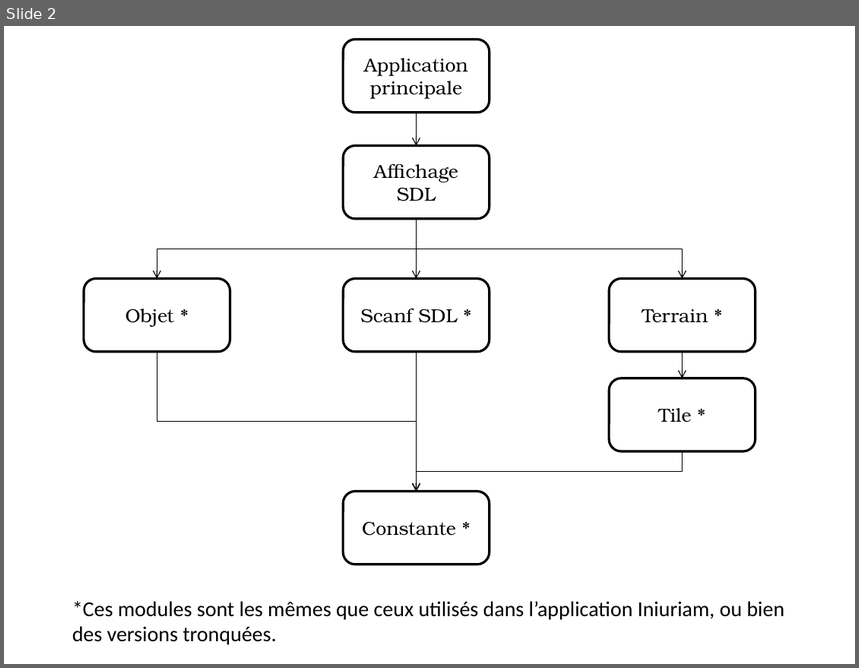
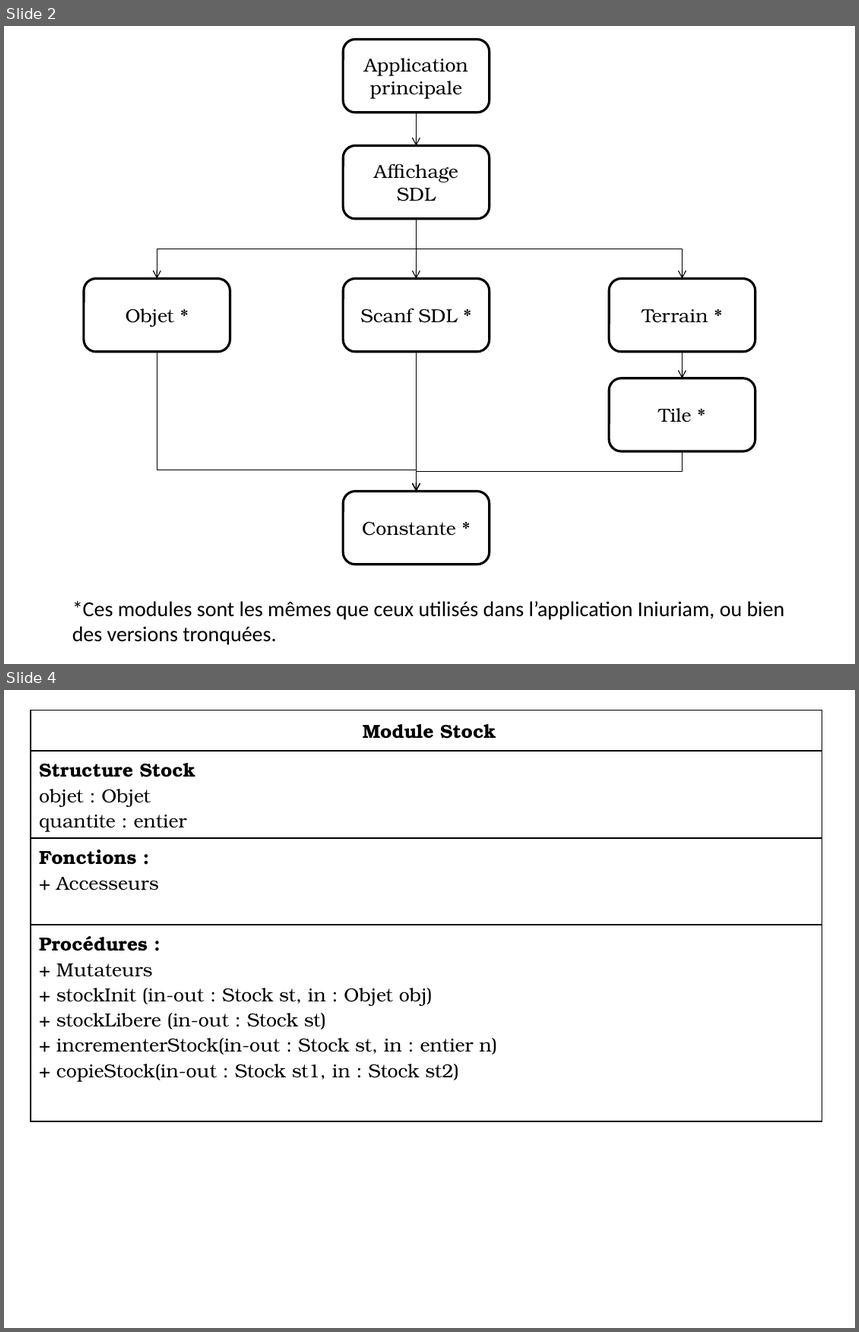
Before and after one commit to Rometach/iniuriam, a slide deck: Modules.pptx. Shown one above the other, each under a label of ours: slide 2 before the commit, slides 2 and 4 after it; the slides between them are not shown. The pictures are 859x668 and 859x1332 pixels, drawn with LibreOffice and Linux fonts; fonts in the diff are those of the drawing. Boxes give left, top, right and bottom in pixels: in the first picture for what was removed or moved away, otherwise in the second. Text is boxed around its words. In the diff, an @@ line names an element or a change of style, - is before the commit and + after.

Commit message:
Le diagramme des Modules !

```diff
--- a/Modules.pptx
+++ b/Modules.pptx
@@ slide 4 added at box(4, 690, 855, 1328), background #FFFFFF @@
@@ table added at box(31, 710, 822, 1116), 4 rows, 1 columns @@
+Module Stock
+Structure Stock / objet : Objet / quantite : entier
+Fonctions : / + Accesseurs
+Procédures : / + Mutateurs / + stockInit (in-out : Stock st, in : Objet obj) / + stockLibere (in-out : Stock st) / + incrementerStock(in-out : Stock st, in : entier n) / + copieStock(in-out : Stock st1, in : Stock st2)
@@ slide 2 changed as well @@
@@ elbow arrow (158, 352) - (416, 492): route changed @@
```
Also in this commit, not shown: 2 other slides changed, 17 other slides added.
